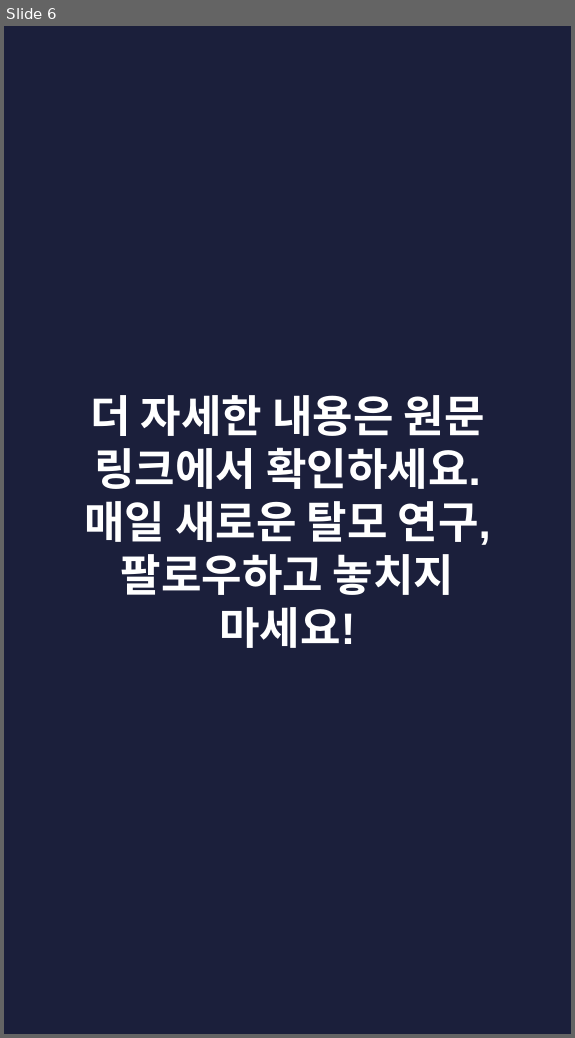
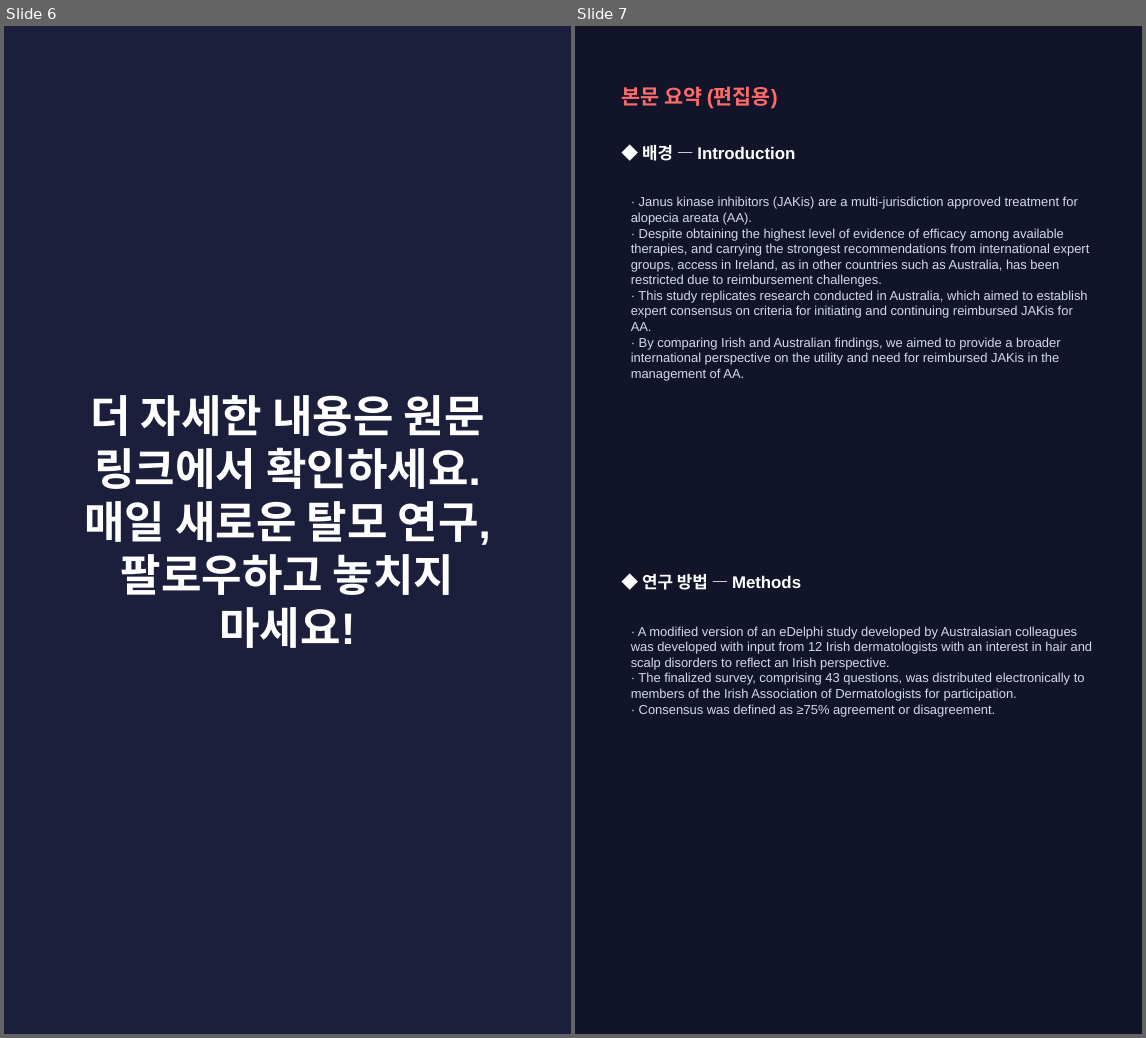
Before and after one commit to hyokang2010-BJ-ANTH/product-builder-test, a slide deck: pwa/data/latest/slides.pptx. Shown side by side, each under a label of ours: slide 6 before the commit, slides 6 and 7 after it. The pictures are 575x1038 and 1146x1038 pixels, drawn with LibreOffice and Linux fonts; fonts in the diff are those of the drawing. Boxes give left, top, right and bottom in pixels: in the first picture for what was removed or moved away, otherwise in the second. Text is boxed around its words. In the diff, an @@ line names an element or a change of style, - is before the commit and + after.

```diff
--- a/pwa/data/latest/slides.pptx
+++ b/pwa/data/latest/slides.pptx
@@ slide 7 added at [575,26,1142,1034], background #12142A @@
@@ text added at [621,86,778,109], 16 pt, text #FF6B6B, bold @@
+본문 요약 (편집용)
@@ text added at [642,145,795,161], 13 pt, text #FFFFFF, bold @@
+◆ 배경 — Introduction
@@ text added at [631,196,1089,381], 10 pt, text #D5D8EA @@
+· Janus kinase inhibitors (JAKis) are a multi-jurisdiction approved treatment for alopecia areata (AA).
+· Despite obtaining the highest level of evidence of efficacy among available therapies, and carrying the strongest recommendations from international expert groups, access in Ireland, as in other countries such as Australia, has been restricted due to reimbursement challenges.
+· This study replicates research conducted in Australia, which aimed to establish expert consensus on criteria for initiating and continuing reimbursed JAKis for AA.
+· By comparing Irish and Australian findings, we aimed to provide a broader international perspective on the utility and need for reimbursed JAKis in the management of AA.
@@ text added at [642,574,801,590], 13 pt, text #FFFFFF, bold @@
+◆ 연구 방법 — Methods
@@ text added at [631,626,1093,716], 10 pt, text #D5D8EA @@
+· A modified version of an eDelphi study developed by Australasian colleagues was developed with input from 12 Irish dermatologists with an interest in hair and scalp disorders to reflect an Irish perspective.
+· The finalized survey, comprising 43 questions, was distributed electronically to members of the Irish Association of Dermatologists for participation.
+· Consensus was defined as ≥75% agreement or disagreement.
```
Also in this commit, not shown: 2 slides changed, 4 other slides added, 6 slides removed, 26 other files.
